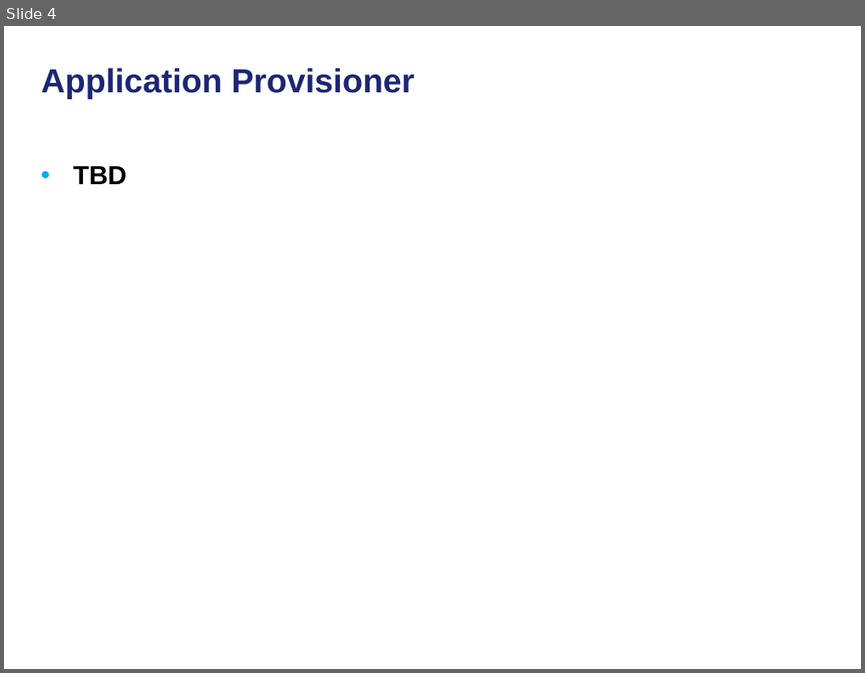
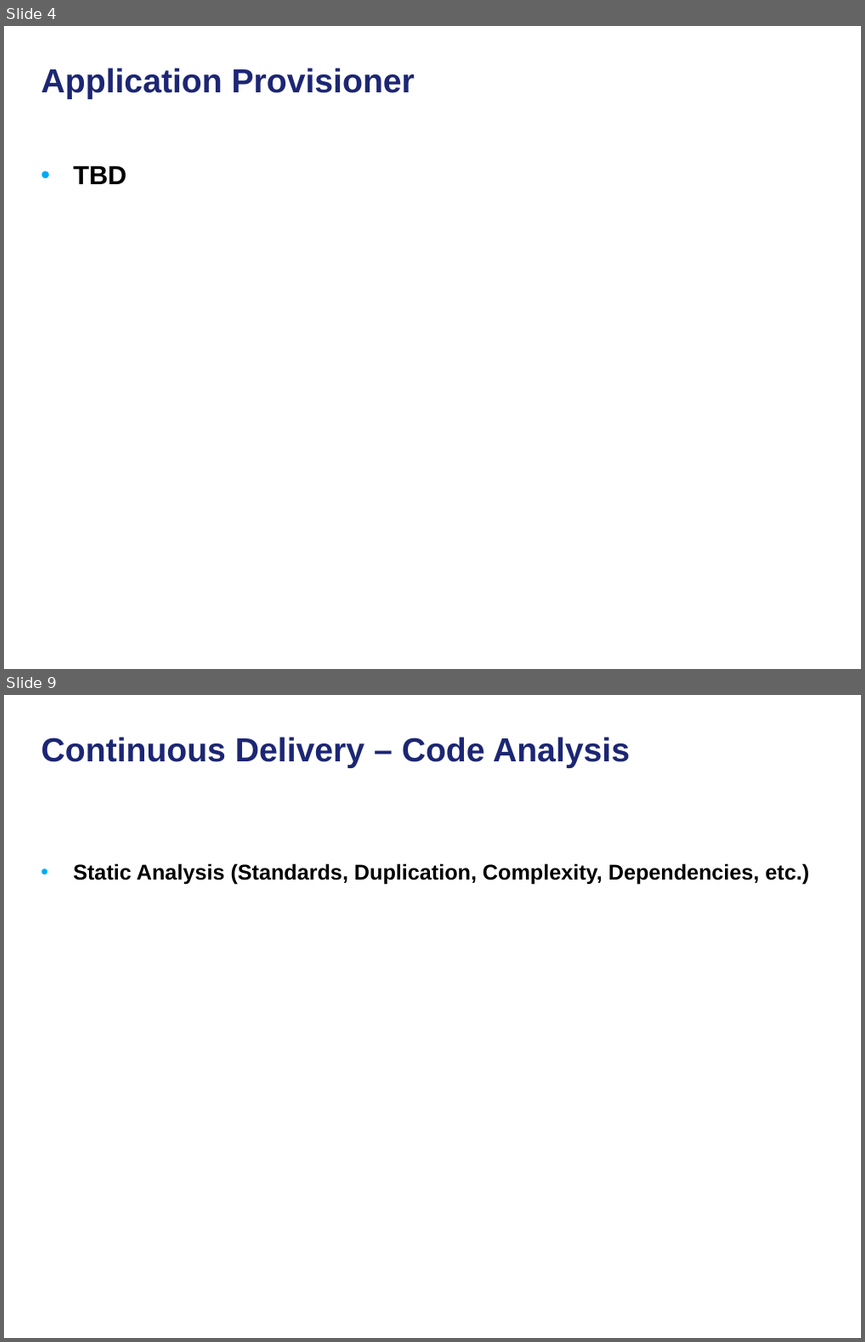
Before and after one commit to NCIP/automation, a slide deck: docs/continuous-delivery-caehr.ppt. Shown one above the other, each under a label of ours: slide 4 before the commit, slides 4 and 9 after it; the slides between them are not shown. The pictures are 865x673 and 865x1342 pixels, drawn with LibreOffice and Linux fonts; fonts in the diff are those of the drawing; background and template pictures are left out. Boxes give left, top, right and bottom in pixels: in the first picture for what was removed or moved away, otherwise in the second. Text is boxed around its words. In the diff, an @@ line names an element or a change of style, - is before the commit and + after.

```diff
--- a/docs/continuous-delivery-caehr.ppt
+++ b/docs/continuous-delivery-caehr.ppt
@@ slide 9 added at bbox=[4, 695, 861, 1338], background picture (left out) @@
@@ title added at bbox=[41, 737, 630, 768], 28 pt, text #1C2674, bold @@
+Continuous Delivery – Code Analysis
@@ text added at bbox=[73, 863, 809, 885], 18 pt, text #000000, bold @@
+• Static Analysis (Standards, Duplication, Complexity, Dependencies, etc.)
```
Also in this commit, not shown: 2 slides changed, 12 other slides added.
